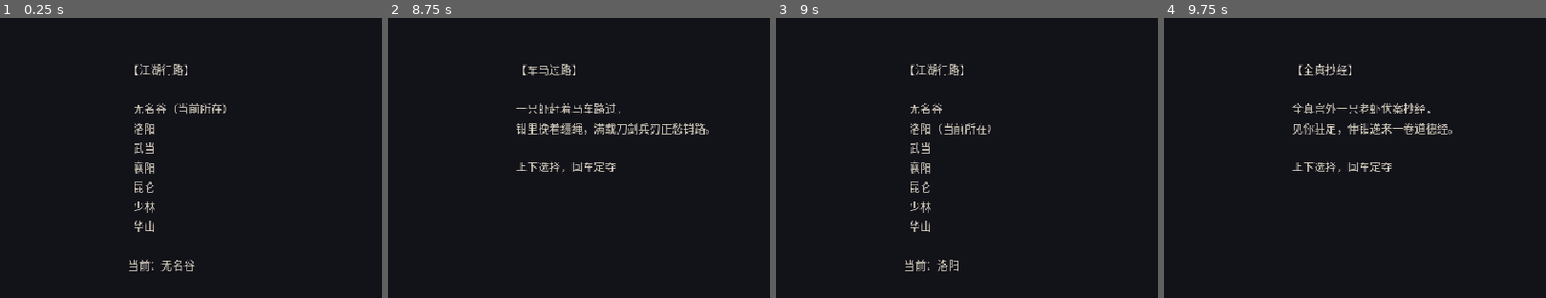
Above: before the commit, frames 1-4 (left to right).
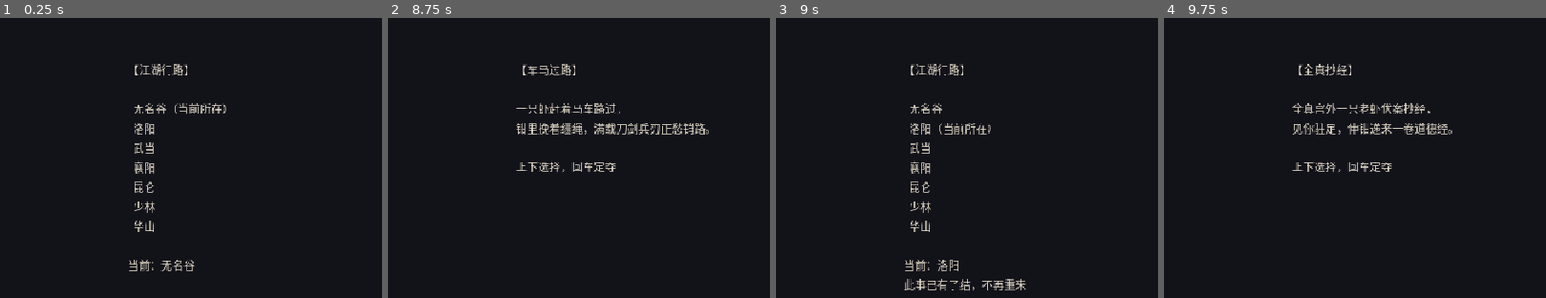
Above: after the commit, the same moments.

Repository: linxuhao/jinyong-heroes
Game: Godot game, scene res://scenes/segments/map.tscn
Same seed, same stepped clock (60 frames per second), same inputs: the game is played once before the commit and once after it. This scene is started directly instead of the project's main scene. Sound files missing from this copy of the repository are replaced by a short silence.
Inputs (mouse positions are % of the whole screen's width and height, from its top left):
- Up to frame 1 (0.25 s): no input
- Up to frame 2 (8.75 s): click "洛阳" at 0.5 s; click "买下长剑" at 1.25 s; click "无名谷" at 2 s; click "卧床练气" at 2.75 s; click "角色" at 3.5 s; click "装上" at 4.25 s; click "卸下" at 5 s; click "关闭" at 5.75 s; tap Enter (tutorial_next) at 6.5 s; move the mouse to (72, 45) at 6.52 s; hold D (move_right) 6.53-7.25 s; tap J (attack_confirm) at 6.6, 7.25, 8 s; click (72, 45) at 6.67 s; drag from (30, 55) to (45, 70) at 7.27 s; move the mouse to (60, 28) at 8.02 s; hold D (move_right) from 8.03 s (still down); hold Enter (tutorial_next) from 8.03 s (still down)
- Up to frame 3 (9 s): release D (move_right) at 8.75 s; release Enter (tutorial_next) at 8.75 s; click "婉拒" at 8.75 s
- Up to frame 4 (9.75 s): click "武当" at 9.5 s
The pictures show only the part of the screen within x 0-50%, y 14-64%; the shares and areas given below are measured in that part.

Frames 1-2 are identical in both runs. In frame 3, 0.5% of the frame differs, in the area x 33-66%, y 93-98%; in frame 4, nothing differs.

Commit message:
dpe_game/t_impl: node_event_settled_split [jinyong-loop] (3 file(s))

Diff:
--- a/scripts/segments/map.gd
+++ b/scripts/segments/map.gd
@@ -330,10 +330,12 @@
 		return
 	var opt = def.option_a if event_focus == 0 else def.option_b
 	last_effect_types = []
-	if false:  # TEMPORARY RED-FIRST REVERT — DO NOT COMMIT
-		if GameManager.is_node_event_settled(current_node_id, event_id):
-			# SETTLED: nothing applies, the receipt says so.
-			map_status_text = tr("此事已有了结，不再重来")
+	if GameManager.is_node_event_settled(current_node_id, event_id):
+		# SETTLED (checked first): this (node, event) pair already applied its
+		# effects this session — the event re-APPEARS (re-fire is pinned by gates
+		# (b)) but its economy/attr effects must not re-settle. Nothing applies,
+		# the receipt says so; last_effect_types stays empty.
+		map_status_text = tr("此事已有了结，不再重来")
 	else:
 		# REFUSED path: consume validate_option's reason ("silver"/"owned").
 		# The purchase_all_or_nothing task owns EventLogic.validate_option;
Not shown, changed: playtest/map_node_event_revisit_no_resettle.yaml
Not shown, added: final/delivery_notes_loop_resettle.md
